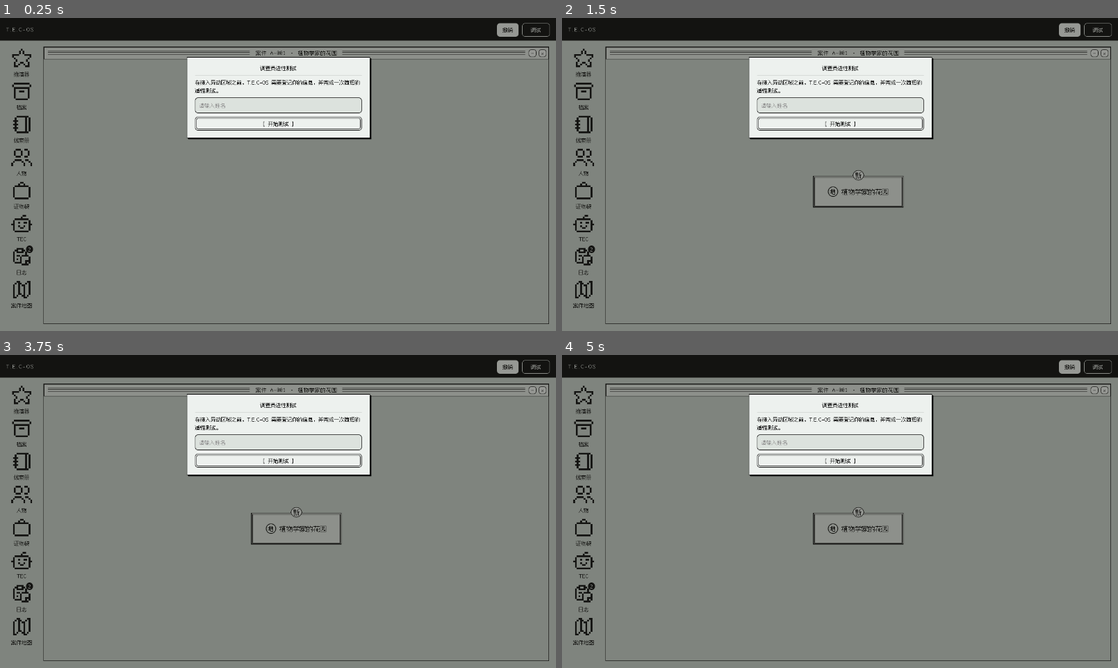
Above: before the commit, frames 1-4 (two rows, left to right).
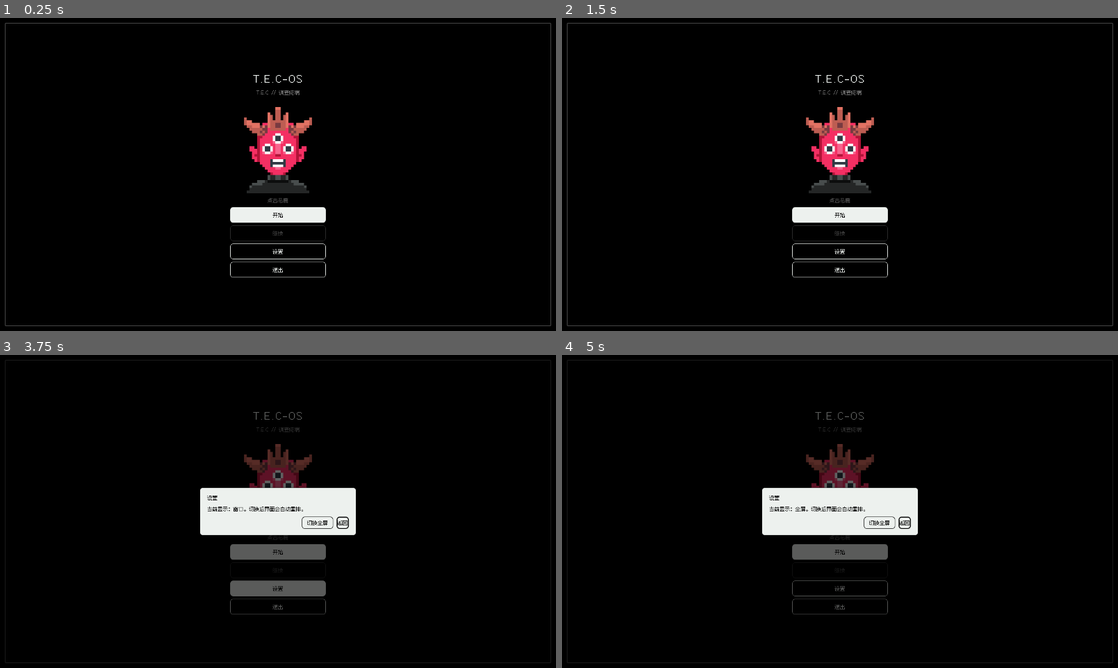
Above: after the commit, the same moments.

Repository: ChrisUtada/tecnode
Game: Godot game, scene res://scenes/Desktop.tscn
The game is run twice, just before and just after one commit, with the same random seed, the same clock (stepped at 60 frames per second) and the same inputs.
Inputs (mouse positions are in pixels of both pictures, inside the frame that each line leads up to):
- Up to frame 1 (0.25 s): no input
- Up to frame 2 (1.5 s): click "档案" at 0.5 s; click "人物" at 1.25 s
- Up to frame 3 (3.75 s): click "TEC" at 2 s; click "案件地图" at 2.75 s; click (278, 589) at 3.5 s, where only the run after the commit has a clickable "设置"
- Up to frame 4 (5 s): click (878, 524) at 4.25 s, where only the run after the commit has a clickable "切换全屏"

The runs differ from the first frame. In frame 1, 92% of the frame differs, in the area x 0-100%, y 1-100%; in frame 2, 92%; in frame 3, 92%; in frame 4, 92%.

Commit message:
第 0 幕：开始界面 + 恶魔互动
全屏黑底开始界面，红色恶魔、开始/继续/设置/退出；点击恶魔晃动 + 表情；继续按存档启用，开始覆盖旧档先确认；设置支持全屏切换；无头/截图/--no-start 跳过。无头 1370 项 + p28 4/4 通过。

Diff:
--- a/ydgodot/scenes/Desktop.gd
+++ b/ydgodot/scenes/Desktop.gd
@@ -23,6 +23,7 @@
 const WORLD_W := 2000.0
 const WORLD_H := 1300.0
 const AUTOSAVE_DELAY_MSEC := 180
+const StartScreenScript := preload("res://ui/StartScreen.gd")
 
 ## 页眉几何 —— 逐项来自 Web 的计算布局（tools/pixeldiff/probe_web_rects.cjs 量的
 ## getBoundingClientRect），不是凭感觉的间距。改文案长度要同步改宽度，否则右侧按钮组会错位。
@@ -151,6 +152,7 @@
 var _investigator: Dictionary = {}
 var _inv_path := Investigator.PATH
 var _intro: IntroWin = null
+var _start_screen: Control = null
 var _inv_chip: Button = null
 var _cert_win: SysWindow = null
 var _catalog: CaseCatalog = null
@@ -346,12 +348,10 @@
 	_update_case_chrome()
 	_update_case_park_ui()
 	_refresh_chip()
-	if _resume_allowed() and _resume_from_save():
-		_show_toast("已继续上次进度")
+	if _start_screen_allowed():
+		_open_start_screen()
 	else:
-		_start_slice()
-	if _intro_allowed() and _investigator.is_empty():
-		_open_intro()
+		_boot_session()
 	if _has_arg("--shot-p2"):
 		_shot_p2_flow.call_deferred()
 	elif _has_arg("--shot-p3"):
@@ -2084,6 +2084,71 @@
 	return not _shot_mode() and not _has_arg("--no-intro")
 
 
+## 第 0 幕：正常启动（非无头 / 非截图 / 未显式 --no-start）先停在开始界面。
+func _start_screen_allowed() -> bool:
+	if DisplayServer.get_name() == "headless":
+		return false
+	return not _shot_mode() and not _has_arg("--no-start")
+
+
+func _open_start_screen() -> void:
+	if _start_screen != null and is_instance_valid(_start_screen):
+		return
+	var has_save := _save_enabled and _catalog != null and _catalog.has_save(_active_case)
+	_start_screen = StartScreenScript.new()
+	_start_screen.name = "start_screen"
+	_start_screen.z_index = 100
+	_start_screen.setup(has_save)
+	_start_screen.start_requested.connect(_on_start_new)
+	_start_screen.continue_requested.connect(_on_start_continue)
+	_start_screen.quit_requested.connect(func(): get_tree().quit())
+	add_child(_start_screen)
+
+
+func _close_start_screen() -> void:
+	if _start_screen != null and is_instance_valid(_start_screen):
+		_start_screen.queue_free()
+	_start_screen = null
+
+
+func _boot_session() -> void:
+	if _resume_allowed() and _resume_from_save():
+		_show_toast("已继续上次进度")
+	else:
+		_start_slice()
+	if _intro_allowed() and _investigator.is_empty():
+		_open_intro()
+
+
+func _on_start_new(overwrite: bool) -> void:
+	_close_start_screen()
+	if overwrite:
+		_clear_case_save()
+	_start_slice()
+	if _intro_allowed() and _investigator.is_empty():
+		_open_intro()
+
+
+func _on_start_continue() -> void:
+	_close_start_screen()
+	if _resume_allowed() and _resume_from_save():
+		_show_toast("已继续上次进度")
+		return
+	## 存档损坏 / 被外部删掉：退回新调查，不把玩家卡在空桌面。
+	_start_slice()
+	if _intro_allowed() and _investigator.is_empty():
+		_open_intro()
+	_show_toast("存档不可用，已开始新调查", true)
+
+
+func _clear_case_save() -> void:
+	if _save != null:
+		_save.clear_save()
+	var path := SaveSystem.save_path_for(_case_id())
+	if FileAccess.file_exists(path):
+		DirAccess.remove_absolute(ProjectSettings.globalize_path(path))
+
+
 func _refresh_chip() -> void:
 	if _inv_chip == null:
 		return
--- a/ydgodot/tests/headless/test_ui.gd
+++ b/ydgodot/tests/headless/test_ui.gd
@@ -1,6 +1,8 @@
 extends SceneTree
 ## P0 界面级回归：真的往 NodeCard 里塞鼠标事件，验证「拖拽 = 组合 / 双击 = 点亮」这条接线。
 ## 运行：godot --headless --path ydgodot --script res://tests/headless/test_ui.gd
+
+const StartScreenScript := preload("res://ui/StartScreen.gd")
 
 var fails := 0
 var total := 0
@@ -1511,6 +1513,53 @@
 		"null" if dlong == null or dbtn == null else "%s / %s" % [
 			dlong.get_global_rect(), dbtn.get_global_rect()])
 
+	# 第 0 幕：开始界面。无档时「继续」禁用；有档时开始要先确认覆盖。
+	var ss = StartScreenScript.new()
+	ss.setup(false)
+	root.add_child(ss)
+	await process_frame
+	var start_btn := ss.find_child("btn_start", true, false) as Button
+	var continue_btn := ss.find_child("btn_continue", true, false) as Button
+	var settings_btn := ss.find_child("btn_settings", true, false) as Button
+	var demon := ss.find_child("demon", true, false) as TextureRect
+	var emote := ss.find_child("emote", true, false) as PanelContainer
+	check("G0 开始界面四键齐全",
+		start_btn != null and continue_btn != null and settings_btn != null
+			and ss.find_child("btn_quit", true, false) != null)
+	check("G0 无档时继续置灰", continue_btn != null and continue_btn.disabled)
+	var started: Array = []
+	ss.start_requested.connect(func(overwrite: bool): started.append(overwrite))
+	start_btn.pressed.emit()
+	check("G0 无档时开始直接新调查", started == [false], str(started))
+	ss.set_has_save(true)
+	check("G0 有档时继续可用", continue_btn != null and not continue_btn.disabled)
+	start_btn.pressed.emit()
+	var dialog := ss.find_child("dialog_layer", true, false) as Control
+	check("G0 有档时开始先确认覆盖", dialog != null and dialog.visible)
+	var overwrite_btn := ss.find_child("dialog_btn_覆盖并开始", true, false) as Button
+	if overwrite_btn != null:
+		overwrite_btn.pressed.emit()
+	check("G0 确认覆盖后发出 overwrite=true", started.size() == 2 and bool(started[1]))
+	var ev := InputEventMouseButton.new()
+	ev.button_index = MOUSE_BUTTON_LEFT
+	ev.pressed = true
+	demon.gui_input.emit(ev)
+	check("G0 点击恶魔冒出表情", emote != null and emote.visible)
+	settings_btn.pressed.emit()
+	check("G0 设置面板可打开", dialog != null and dialog.visible)
+	ss.queue_free()
+	await process_frame
+
+	# 第 0 幕与 Desktop 接线：开始后撤掉开始界面并进入首局。
+	scene._open_start_screen()
+	await process_frame
+	check("G0 Desktop 能挂开始界面", scene._start_screen != null)
+	if scene._start_screen != null:
+		scene._start_screen.start_requested.emit(false)
+		await process_frame
+	check("G0 开始后进入桌面", scene._start_screen == null
+		and scene.graph != null and scene.graph.nodes.has("loc:SCENES_garden"))
+
 	print("=== %d 项，失败 %d ===" % [total, fails])
 	quit(0 if fails == 0 else 1)
 
--- /dev/null
+++ b/ydgodot/ui/StartScreen.gd
@@ -0,0 +1,291 @@
+class_name StartScreen
+extends Control
+## 第 0 幕：开始界面。
+## 全屏黑底 + 红色恶魔 + 开始 / 继续 / 设置 / 退出。
+## 这是全游戏唯一允许跳出桌面隐喻的画面；红色只属于恶魔这个内容形象。
+
+signal start_requested(overwrite: bool)
+signal continue_requested
+signal quit_requested
+
+const DEMON_ART := "res://assets/raw/executor-avatar.png"
+const EMOTE_ART := "res://assets/raw/emote-heartbroken.png"
+const DEMON_PX := 216.0
+
+var has_save := false
+var _continue_btn: Button
+var _demon: TextureRect
+var _emote: PanelContainer
+var _emote_tween: Tween
+var _dialog_layer: Control
+var _dialog_title: Label
+var _dialog_body: Label
+var _dialog_actions: HBoxContainer
+
+
+func setup(p_has_save: bool) -> void:
+	has_save = p_has_save
+	set_anchors_preset(Control.PRESET_FULL_RECT)
+	mouse_filter = Control.MOUSE_FILTER_STOP
+	_build()
+
+
+func set_has_save(on: bool) -> void:
+	has_save = on
+	if _continue_btn != null:
+		_continue_btn.disabled = not on
+
+
+func _build() -> void:
+	var bg := ColorRect.new()
+	bg.name = "start_bg"
+	bg.color = TecTheme.INK
+	bg.set_anchors_preset(Control.PRESET_FULL_RECT)
+	bg.mouse_filter = Control.MOUSE_FILTER_IGNORE
+	add_child(bg)
+
+	var frame := Panel.new()
+	frame.name = "start_frame"
+	frame.set_anchors_preset(Control.PRESET_FULL_RECT)
+	frame.offset_left = 12
+	frame.offset_top = 12
+	frame.offset_right = -12
+	frame.offset_bottom = -12
+	frame.add_theme_stylebox_override("panel",
+		TecTheme.flat(TecTheme.NONE, 0, TecTheme.white(0.55), 1))
+	frame.mouse_filter = Control.MOUSE_FILTER_IGNORE
+	add_child(frame)
+
+	var center := CenterContainer.new()
+	center.name = "start_center"
+	center.set_anchors_preset(Control.PRESET_FULL_RECT)
+	center.mouse_filter = Control.MOUSE_FILTER_IGNORE
+	add_child(center)
+
+	var col := VBoxContainer.new()
+	col.name = "start_col"
+	col.alignment = BoxContainer.ALIGNMENT_CENTER
+	col.add_theme_constant_override("separation", 8)
+	center.add_child(col)
+
+	var brand := TecTheme.brand_label("T.E.C-OS", TecTheme.FS_DISPLAY, TecTheme.CARD)
+	brand.name = "start_brand"
+	brand.horizontal_alignment = HORIZONTAL_ALIGNMENT_CENTER
+	brand.mouse_filter = Control.MOUSE_FILTER_IGNORE
+	col.add_child(brand)
+
+	var sub := TecTheme.label("T.E.C // 调查终端", TecTheme.FS_BODY, TecTheme.white(0.55))
+	sub.name = "start_sub"
+	sub.horizontal_alignment = HORIZONTAL_ALIGNMENT_CENTER
+	sub.mouse_filter = Control.MOUSE_FILTER_IGNORE
+	col.add_child(sub)
+
+	var holder := Control.new()
+	holder.name = "demon_holder"
+	holder.custom_minimum_size = Vector2(DEMON_PX, DEMON_PX)
+	holder.size_flags_horizontal = Control.SIZE_SHRINK_CENTER
+	holder.mouse_filter = Control.MOUSE_FILTER_PASS
+	col.add_child(holder)
+
+	_demon = TextureRect.new()
+	_demon.name = "demon"
+	_demon.texture = load(DEMON_ART)
+	_demon.set_anchors_and_offsets_preset(Control.PRESET_FULL_RECT)
+	_demon.expand_mode = TextureRect.EXPAND_IGNORE_SIZE
+	_demon.stretch_mode = TextureRect.STRETCH_KEEP_ASPECT_CENTERED
+	_demon.texture_filter = CanvasItem.TEXTURE_FILTER_NEAREST
+	_demon.mouse_filter = Control.MOUSE_FILTER_STOP
+	_demon.tooltip_text = "点一下"
+	_demon.gui_input.connect(_on_demon_input)
+	holder.add_child(_demon)
+
+	_emote = PanelContainer.new()
+	_emote.name = "emote"
+	_emote.position = Vector2(DEMON_PX * 0.5 - 22.0, -6.0)
+	_emote.add_theme_stylebox_override("panel",
+		TecTheme.flat(TecTheme.CARD, TecTheme.R_SM, TecTheme.INK, 1))
+	_emote.mouse_filter = Control.MOUSE_FILTER_IGNORE
+	_emote.visible = false
+	holder.add_child(_emote)
+	var emote_img := TextureRect.new()
+	emote_img.name = "emote_art"
+	emote_img.texture = load(EMOTE_ART)
+	emote_img.custom_minimum_size = Vector2(32, 32)
+	emote_img.expand_mode = TextureRect.EXPAND_IGNORE_SIZE
+	emote_img.stretch_mode = TextureRect.STRETCH_KEEP_ASPECT_CENTERED
+	emote_img.texture_filter = CanvasItem.TEXTURE_FILTER_NEAREST
+	emote_img.mouse_filter = Control.MOUSE_FILTER_IGNORE
+	_emote.add_child(emote_img)
+
+	var hint := TecTheme.label("点击恶魔", TecTheme.FS_BODY, TecTheme.white(0.35))
+	hint.name = "start_hint"
+	hint.horizontal_alignment = HORIZONTAL_ALIGNMENT_CENTER
+	hint.mouse_filter = Control.MOUSE_FILTER_IGNORE
+	col.add_child(hint)
+
+	var buttons := VBoxContainer.new()
+	buttons.name = "start_buttons"
+	buttons.alignment = BoxContainer.ALIGNMENT_CENTER
+	buttons.add_theme_constant_override("separation", 6)
+	col.add_child(buttons)
+
+	var start_btn := _menu_button("开始", true)
+	start_btn.name = "btn_start"
+	start_btn.pressed.connect(_on_start_pressed)
+	buttons.add_child(start_btn)
+
+	_continue_btn = _menu_button("继续")
+	_continue_btn.name = "btn_continue"
+	_continue_btn.disabled = not has_save
+	_continue_btn.add_theme_color_override("font_disabled_color", TecTheme.white(0.28))
+	_continue_btn.add_theme_stylebox_override("disabled",
+		TecTheme.flat(TecTheme.NONE, TecTheme.R_BTN, TecTheme.white(0.18), 1))
+	_continue_btn.pressed.connect(func(): continue_requested.emit())
+	buttons.add_child(_continue_btn)
+
+	var settings_btn := _menu_button("设置")
+	settings_btn.name = "btn_settings"
+	settings_btn.pressed.connect(_show_settings)
+	buttons.add_child(settings_btn)
+
+	var quit_btn := _menu_button("退出")
+	quit_btn.name = "btn_quit"
+	quit_btn.pressed.connect(func(): quit_requested.emit())
+	buttons.add_child(quit_btn)
+
+	_build_dialog()
+
+
+func _menu_button(text: String, primary: bool = false) -> Button:
+	var b := TecTheme.header_button(text, primary)
+	b.custom_minimum_size = Vector2(220, 36)
+	b.size_flags_horizontal = Control.SIZE_SHRINK_CENTER
+	return b
+
+
+func _build_dialog() -> void:
+	_dialog_layer = Control.new()
+	_dialog_layer.name = "dialog_layer"
+	_dialog_layer.set_anchors_preset(Control.PRESET_FULL_RECT)
+	_dialog_layer.mouse_filter = Control.MOUSE_FILTER_STOP
+	_dialog_layer.z_index = 10
+	_dialog_layer.visible = false
+	add_child(_dialog_layer)
+
+	var dim := ColorRect.new()
+	dim.color = TecTheme.black(0.62)
+	dim.set_anchors_preset(Control.PRESET_FULL_RECT)
+	dim.mouse_filter = Control.MOUSE_FILTER_STOP
+	_dialog_layer.add_child(dim)
+
+	var center := CenterContainer.new()
+	center.set_anchors_preset(Control.PRESET_FULL_RECT)
+	center.mouse_filter = Control.MOUSE_FILTER_IGNORE
+	_dialog_layer.add_child(center)
+
+	var panel := PanelContainer.new()
+	panel.name = "dialog_panel"
+	panel.custom_minimum_size = Vector2(360, 0)
+	panel.add_theme_stylebox_override("panel",
+		TecTheme.flat(TecTheme.CARD, TecTheme.R_SM, TecTheme.INK, 1))
+	var margin := MarginContainer.new()
+	margin.add_theme_constant_override("margin_left", 16)
+	margin.add_theme_constant_override("margin_right", 16)
+	margin.add_theme_constant_override("margin_top", 14)
+	margin.add_theme_constant_override("margin_bottom", 14)
+	panel.add_child(margin)
+	center.add_child(panel)
+
+	var col := VBoxContainer.new()
+	col.add_theme_constant_override("separation", 10)
+	margin.add_child(col)
+
+	_dialog_title = TecTheme.label("", TecTheme.FS_TITLE, TecTheme.TEXT)
+	_dialog_title.name = "dialog_title"
+	col.add_child(_dialog_title)
+
+	_dialog_body = TecTheme.label("", TecTheme.FS_BODY, TecTheme.MUTED)
+	_dialog_body.name = "dialog_body"
+	_dialog_body.autowrap_mode = TextServer.AUTOWRAP_WORD_SMART
+	_dialog_body.custom_minimum_size = Vector2(320, 0)
+	col.add_child(_dialog_body)
+
+	_dialog_actions = HBoxContainer.new()
+	_dialog_actions.name = "dialog_actions"
+	_dialog_actions.alignment = BoxContainer.ALIGNMENT_END
+	_dialog_actions.add_theme_constant_override("separation", 8)
+	col.add_child(_dialog_actions)
+
+
+func _on_start_pressed() -> void:
+	if has_save:
+		_open_dialog("开始新调查？", "当前案件的调查进度与存档将被清除，且无法撤销。",
+			[["取消", false, _close_dialog],
+			 ["覆盖并开始", true, func(): _close_dialog(); start_requested.emit(true)]])
+	else:
+		start_requested.emit(false)
+
+
+func _show_settings() -> void:
+	var fullscreen := DisplayServer.window_get_mode() == DisplayServer.WINDOW_MODE_FULLSCREEN
+	_open_dialog("设置", "当前显示：%s。切换后界面会自动重排。" % ("全屏" if fullscreen else "窗口"),
+		[["切换全屏", false, _toggle_fullscreen],
+		 ["返回", true, _close_dialog]])
+
+
+func _toggle_fullscreen() -> void:
+	var fullscreen := DisplayServer.window_get_mode() == DisplayServer.WINDOW_MODE_FULLSCREEN
+	DisplayServer.window_set_mode(DisplayServer.WINDOW_MODE_WINDOWED if fullscreen
+		else DisplayServer.WINDOW_MODE_FULLSCREEN)
+	_show_settings()
+
+
+func _open_dialog(title: String, body: String, actions: Array) -> void:
+	_dialog_title.text = title
+	_dialog_body.text = body
+	for c in _dialog_actions.get_children():
+		c.queue_free()
+	for item in actions:
+		var btn := TecTheme.button(String(item[0]))
+		btn.name = "dialog_btn_" + String(item[0])
+		if bool(item[1]):
+			btn.add_theme_stylebox_override("normal",
+				TecTheme.flat(TecTheme.CARD, TecTheme.R_BTN, TecTheme.INK, 2))
+		btn.pressed.connect(item[2])
+		_dialog_actions.add_child(btn)
+	_dialog_layer.visible = true
+
+
+func _close_dialog() -> void:
+	_dialog_layer.visible = false
+
+
+func _on_demon_input(event: InputEvent) -> void:
+	if event is InputEventMouseButton and event.button_index == MOUSE_BUTTON_LEFT and event.pressed:
+		_shake_demon()
+		_show_emote()
+
+
+func _shake_demon() -> void:
+	var base := _demon.position
+	var tw := create_tween()
+	tw.tween_property(_demon, "position:x", base.x + 4.0, 0.035)
+	tw.tween_property(_demon, "position:x", base.x - 4.0, 0.07)
+	tw.tween_property(_demon, "position:x", base.x + 3.0, 0.06)
+	tw.tween_property(_demon, "position:x", base.x, 0.04)
+
+
+func _show_emote() -> void:
+	if _emote == null:
+		return
+	if _emote_tween != null and _emote_tween.is_valid():
+		_emote_tween.kill()
+	_emote.visible = true
+	_emote.modulate.a = 1.0
+	_emote_tween = create_tween()
+	_emote_tween.tween_interval(0.55)
+	_emote_tween.tween_property(_emote, "modulate:a", 0.0, 0.25)
+	_emote_tween.finished.connect(func():
+		if _emote != null:
+			_emote.visible = false
+			_emote.modulate.a = 1.0)
Not shown, added: ydgodot/ui/StartScreen.gd.uid
Not shown, added: ydgodot/docs/OPENING_FLOW_DESIGN.md
